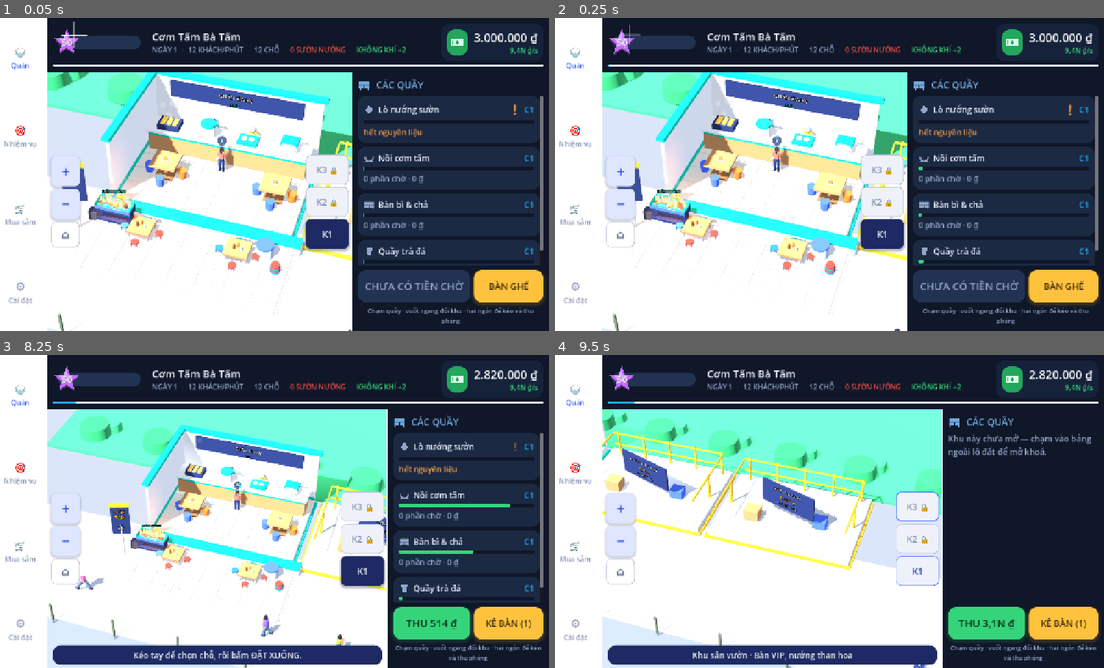
Above: before the commit, frames 1-4 (two rows, left to right).
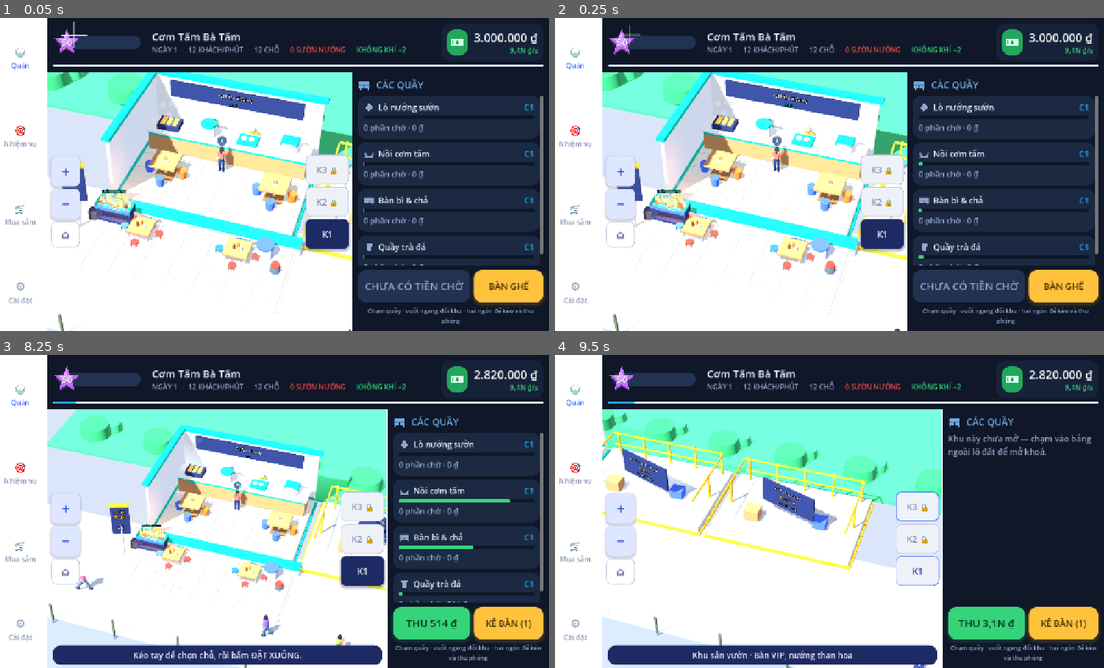
Above: after the commit, the same moments.

Repository: AnhGeek/ComTam-Tycoon
Game: Godot game, scene res://main.tscn
The game is run twice, just before and just after one commit, with the same random seed, the same clock (stepped at 60 frames per second) and the same inputs.
Inputs:
- Up to frame 1 (0.05 s): no input
- Up to frame 2 (0.25 s): no input
- Up to frame 3 (8.25 s): click "K3 🔒" at 0.5 s; click "K2 🔒" at 1.25 s; click "K1" at 2 s; click "+" at 2.75 s; click "−" at 3.5 s; click "⌂" at 4.25 s; click "BÀN GHẾ" at 5 s; click "MUA · 180,0N ₫" at 5.75 s; click "KÊ (1)" at 6.5 s; click "XOAY" at 7.25 s; click "HUỶ" at 8 s
- Up to frame 4 (9.5 s): click "K3 🔒" at 8.75 s

The runs differ from the first frame. In frame 1, 6.6% of the frame differs, in the area x 65-99%, y 26-80%; in frame 2, 6.6%; in frame 3, 5.7%; in frame 4, nothing differs.

Commit message:
Warn the grill counter when the charcoal grill runs dry
Raw ribs are not in the counter's recipe — the sidewalk grill turns them into
grilled ribs — so the counter stayed silent while the ribs ran out and only
raised the alert once the last grilled piece was sold, far too late to do
anything about it. A counter that eats grilled ribs now watches the grill's own
larder: fewer raw ribs than one batch, or no coal, and the alert goes up with a
chip for what is missing.

The alert condition is now simply "the restock row has something in it", so the
"!" and the chips can never disagree.

Co-Authored-By: Claude Opus 5 <noreply@anthropic.com>

Diff:
--- a/scripts/com_tam_chars.gd
+++ b/scripts/com_tam_chars.gd
@@ -540,6 +540,64 @@
 	return {"bowl": bowl, "sticks": sticks}
 
 
+# ---------- Dĩa cơm tấm bày trên bàn ----------
+const RICE_COL := Color8(0xfa, 0xf6, 0xea)
+const RIB_COL := Color8(0x8f, 0x4c, 0x24)
+const RIB_CHAR := Color8(0x5d, 0x2c, 0x14)
+const SCALLION := Color8(0x6f, 0xb0, 0x4a)
+const PICKLE_CARROT := Color8(0xff, 0x9c, 0x3d)
+const PICKLE_RADISH := Color8(0xf3, 0xe9, 0xd2)
+const CUCUMBER := Color8(0x9a, 0xcf, 0x6a)
+const TOMATO := Color8(0xe3, 0x4b, 0x3a)
+const NUOC_MAM := Color8(0xd9, 0x8a, 0x2b)
+const PLATE_COL := Color8(0xfc, 0xfd, 0xff)
+
+
+## Dĩa cơm tấm sườn đặt trên bàn: cơm, miếng sườn nướng, mỡ hành, đồ chua,
+## dưa leo cà chua, chén nước mắm và đôi đũa. Dĩa quay mặt sườn về phía khách
+## (hướng +Z của node), nên chỉ cần xoay node là bày đúng chiều cho người ngồi.
+static func build_com_tam_plate() -> Node3D:
+	var d := Node3D.new()
+	# dĩa sứ: vành hơi loe cho ra dáng dĩa chứ không phải cái đĩa lót
+	d.add_child(_mi(_cyl(0.175, 0.15, 0.016, 16), mat(PLATE_COL, 0.35), 0, 0.008, 0))
+	d.add_child(_mi(_cyl(0.15, 0.15, 0.006, 16), mat(Color8(0xe8, 0xec, 0xf2), 0.35), 0, 0.018, 0))
+
+	# cơm tấm: gò cơm nửa cầu phía sau, rắc chút mỡ hành xanh lên trên
+	d.add_child(_mi(_sph(0.082, true), mat(RICE_COL, 0.85), -0.035, 0.019, -0.035))
+	for g in [Vector3(-0.06, 0.072, -0.05), Vector3(-0.02, 0.078, -0.03),
+			Vector3(-0.05, 0.066, -0.005)]:
+		d.add_child(_mi(_bx(0.028, 0.008, 0.012), mat(SCALLION, 0.8), g.x, g.y, g.z))
+
+	# miếng sườn nướng nằm phía trước, mặt trên sém cạnh
+	var rib := Node3D.new()
+	rib.position = Vector3(0.045, 0.022, 0.045)
+	rib.rotation.y = -0.35
+	rib.add_child(_mi(_bx(0.15, 0.028, 0.105), mat(RIB_COL, 0.6)))
+	rib.add_child(_mi(_bx(0.12, 0.008, 0.08), mat(RIB_CHAR, 0.55), 0, 0.017, 0))
+	d.add_child(rib)
+
+	# đồ chua + dưa leo, cà chua xếp một bên cho dĩa có màu
+	d.add_child(_mi(_bx(0.055, 0.012, 0.014), mat(PICKLE_CARROT, 0.7), -0.085, 0.027, 0.055))
+	d.add_child(_mi(_bx(0.055, 0.012, 0.014), mat(PICKLE_RADISH, 0.7), -0.09, 0.027, 0.078))
+	d.add_child(_mi(_cyl(0.035, 0.035, 0.008, 10), mat(CUCUMBER, 0.6), 0.115, 0.026, -0.055))
+	d.add_child(_mi(_cyl(0.032, 0.032, 0.008, 10), mat(TOMATO, 0.6), 0.135, 0.026, -0.005))
+
+	# chén nước mắm nhỏ để cạnh dĩa
+	var cup := Node3D.new()
+	cup.position = Vector3(0.215, 0.0, 0.11)
+	cup.add_child(_mi(_cyl(0.048, 0.032, 0.032, 12), mat(PLATE_COL, 0.35), 0, 0.016, 0))
+	cup.add_child(_mi(_cyl(0.042, 0.042, 0.005, 12), mat(NUOC_MAM, 0.3), 0, 0.028, 0))
+	d.add_child(cup)
+
+	# đôi đũa gác bên phải dĩa, đầu chĩa về phía khách
+	for sx in [-0.014, 0.014]:
+		var st := _mi(_bx(0.008, 0.008, 0.24), mat(Color8(0xd9, 0xb0, 0x76), 0.7),
+			-0.235 + sx, 0.006, 0.02)
+		st.rotation.y = 0.12
+		d.add_child(st)
+	return d
+
+
 ## Trả tư thế về đứng thẳng (sau khi rời ghế).
 static func stand_up(rig: Dictionary) -> void:
 	rig["root"].position.y = 0.0
--- a/scripts/tycoon_world.gd
+++ b/scripts/tycoon_world.gd
@@ -794,6 +794,33 @@
 
 func _seat_style(kind: String) -> String:
     return "stool" if kind == "stool_set" else "chair"
+
+
+## Mặt bàn của mỗi bộ cao bao nhiêu — để đặt dĩa nằm đúng trên mặt gỗ.
+func _table_top(kind: String) -> float:
+    match kind:
+        "stool_set":
+            return 0.47
+        "table_steel":
+            return 0.76
+        "table_wood":
+            return 0.805
+        _:
+            return 0.77
+
+
+## Nửa chiều bày biện của mặt bàn: dĩa kéo vào trong chừng này thì còn nằm gọn
+## trên bàn chứ không lơ lửng ngoài mép.
+func _table_reach(kind: String) -> Vector2:
+    match kind:
+        "stool_set":
+            return Vector2(0.28, 0.28)
+        "table_steel":
+            return Vector2(0.42, 0.42)
+        "table_wood":
+            return Vector2(0.9, 0.3)
+        _:
+            return Vector2(0.38, 0.38)
 
 
 ## Dựng phần nhìn thấy của một bộ bàn ghế tại gốc toạ độ của `holder`.
@@ -878,11 +905,17 @@
         (_tables[index] as Array).append(centre)
         var tid := (_tables[index] as Array).size() - 1
         var style := _seat_style(kind)
+        var top := _table_top(kind)
+        var reach := _table_reach(kind)
         for o in offs:
-            var ro: Vector2 = o.rotated(holder.rotation.y)
-            _seats.append({"pos": Vector3(centre.x + ro.x * 1.02, y, centre.z + ro.y * 1.02),
+            var ro: Vector2 = o.rotated(holder.rotation.y) * 1.02
+            # dĩa kéo từ chỗ ngồi vào trong mặt bàn, ngay tầm tay người đó
+            var po := Vector2(clampf(o.x, -reach.x, reach.x),
+                clampf(o.y, -reach.y, reach.y)).rotated(holder.rotation.y)
+            _seats.append({"pos": Vector3(centre.x + ro.x, y, centre.z + ro.y),
                 "look": centre, "floor": index, "taken": false, "style": style, "out": out,
-                "y": y, "table": tid})
+                "y": y, "table": tid, "plate": Vector3(centre.x + po.x, y + top, centre.z + po.y),
+                "plate_yaw": atan2(ro.x - po.x, ro.y - po.y)})
 
 
 func _build_table(node: Node3D, spot: Vector2, index: int) -> void:
@@ -897,9 +930,13 @@
     # bốn ghế quanh bàn: mở tầng là thêm đúng 4 chỗ như lời hứa ở thẻ mở tầng
     for d in [Vector2(-0.75, 0), Vector2(0.75, 0), Vector2(0, -0.75), Vector2(0, 0.75)]:
         _cylinder(node, 0.21, 0.17, 0.4, C_HOT if d.x > 0.0 else C_STEEL, spot.x + d.x, 0.2, spot.y + d.y, 12)
-        _seats.append({"pos": Vector3(spot.x + d.x * 1.05, 0, spot.y + d.y * 1.05),
+        var sv: Vector2 = d * 1.05
+        var pv: Vector2 = d * 0.5
+        _seats.append({"pos": Vector3(spot.x + sv.x, 0, spot.y + sv.y),
             "look": Vector3(spot.x, 0, spot.y), "floor": index, "taken": false,
-            "style": "chair", "out": false, "y": 0.0, "table": tid})
+            "style": "chair", "out": false, "y": 0.0, "table": tid,
+            "plate": Vector3(spot.x + pv.x, 0.77, spot.y + pv.y),
+            "plate_yaw": atan2(sv.x - pv.x, sv.y - pv.y)})
 
 
 func _build_decor(node: Node3D, index: int, accent: Color) -> void:
@@ -1197,10 +1234,14 @@
         var spawn := _spawn_point(index, i)
         ch2.position = spawn
         node.add_child(ch2)
+        # dĩa cơm tấm của riêng người này: treo sẵn ở tầng, bưng ra mới hiện
+        var plate := ComTamChars.build_com_tam_plate()
+        plate.visible = false
+        node.add_child(plate)
         _actors.append({"node": ch2, "rig": rig2, "mode": "customer", "key": key,
             "floor": index, "state": "enter", "t": -float(i) * 0.9, "seat": null,
             "slot": i, "spawn": spawn, "y": spawn.y, "path": [], "chatty": i % 3 == 0,
-            "meal": ComTamChars.attach_meal(rig2), "phase": randf() * 2.0,
+            "meal": ComTamChars.attach_meal(rig2), "phase": randf() * 2.0, "plate": plate,
             "meter": _make_meter(ch2, 2.25, 0.24, C_NO, C_NO)})
 
 
@@ -1447,6 +1488,24 @@
     return node.position
 
 
+## Bày dĩa cơm tấm xuống trước mặt khách (hoặc dọn đi khi khách rời bàn).
+func _show_plate(g: Dictionary, on: bool) -> void:
+    var plate = g.get("plate")
+    if plate == null or not is_instance_valid(plate as Node):
+        return
+    var node: Node3D = plate
+    node.visible = on
+    if not on:
+        return
+    var seat = g.get("seat")
+    if seat == null:
+        node.visible = false
+        return
+    var sd: Dictionary = seat
+    node.position = sd.get("plate", Vector3(0, 0.77, 0))
+    node.rotation.y = float(sd.get("plate_yaw", 0.0))
+
+
 ## Người này còn ngồi đó chờ không (có thể đã bỏ về lúc mình đang đi tới).
 func _guest_waiting(guest) -> bool:
     if guest == null:
@@ -1463,6 +1522,7 @@
     g["state"] = "eat"
     g["t"] = 0.0
     g["booked"] = false
+    _show_plate(g, true)
     _set_meter(g.get("meter"), 0.0, false)
 
 
@@ -1613,6 +1673,7 @@
                 var lost := GameManager.customer_gave_up(str(a.get("key", "")))
                 spawn_float("-%d uy tín" % lost, node.global_position + Vector3(0, 1.9, 0), C_NO)
                 _set_meter(a.get("meter"), 0.0, false)
+                _show_plate(a, false)
                 ComTamChars.stand_up(rig)
                 seat_w["taken"] = false
                 a["seat"] = null
@@ -1635,6 +1696,7 @@
                 spawn_float("+%d uy tín" % gained,
                     node.global_position + Vector3(0, 1.9, 0), C_OK)
                 _set_meter(a.get("meter"), 0.0, false)
+                _show_plate(a, false)
                 ComTamChars.stand_up(rig)
                 (meal["bowl"] as Node3D).visible = false
                 (meal["sticks"] as Node3D).visible = false
--- a/views/restaurant_view.gd
+++ b/views/restaurant_view.gd
@@ -609,7 +609,7 @@
 		(r["bar"] as ProgressBar).value = float(GameManager.progress.get(sid, 0.0)) * 100.0
 		var note: Label = r["note"]
 		var alert: Label = r["alert"]
-		var short := open and not GameManager.has_ingredients(str(sid), 1)
+		var short := open and not _restock_list(str(sid)).is_empty()
 		alert.visible = short
 		if short:
 			# nhịp thở: vừa to nhỏ vừa mờ tỏ, đủ để mắt bắt được ở góc màn hình
@@ -622,7 +622,7 @@
 		if not open:
 			note.text = "chưa mở"
 		elif short:
-			note.text = "hết nguyên liệu"
+			note.text = "hết nguyên liệu" if not GameManager.has_ingredients(str(sid), 1) 				else "sắp hết hàng"
 			note.add_theme_color_override("font_color", UIKit.WARN)
 		else:
 			# đang chờ bán bao nhiêu phần + tiền đang nằm ở quầy
@@ -632,22 +632,25 @@
 			note.add_theme_color_override("font_color", UIKit.D_MUTED)
 
 
-## Những thứ cần nhập để quầy này chạy lại. Sườn nướng sẵn không bán ngoài chợ
-## nên thiếu nó thì nhập sườn sống và than cho lò vỉa hè.
+## Những thứ cần nhập để quầy này chạy lại — cũng chính là thứ quyết định quầy
+## có bị báo động hay không.
+##
+## Sườn nướng sẵn không bán ngoài chợ mà do lò than vỉa hè nướng ra, nên quầy nào
+## ăn sườn nướng thì phải trông cả kho của lò: hết sườn sống hay hết than là báo
+## ngay, khỏi đợi tới lúc quầy sạch sườn mới biết.
 func _restock_list(sid: String) -> Array:
 	var recipe: Dictionary = GameManager.STATIONS[sid]["recipe"]
 	var out: Array = []
 	for ing in recipe:
-		if float(GameManager.stock.get(ing, 0.0)) >= float(recipe[ing]):
+		if not bool(GameManager.INGREDIENTS[ing].get("shop", true)):
 			continue
-		if bool(GameManager.INGREDIENTS[ing].get("shop", true)):
-			if not out.has(str(ing)):
-				out.append(str(ing))
-		else:
-			for feed in ["pork", "coal"]:
-				var d: Dictionary = GameManager.INGREDIENTS[feed]
-				if float(GameManager.stock.get(feed, 0.0)) < float(d["pack"]) and not out.has(feed):
-					out.append(feed)
+		if float(GameManager.stock.get(ing, 0.0)) < float(recipe[ing]):
+			out.append(str(ing))
+	if recipe.has("grilled"):
+		if float(GameManager.stock.get("pork", 0.0)) < float(GameManager.grill_batch()):
+			out.append("pork")
+		if float(GameManager.stock.get("coal", 0.0)) < GameManager.GRILL_COAL and not out.has("coal"):
+			out.append("coal")
 	return out
 
 
Not shown, changed: export_presets.cfg
